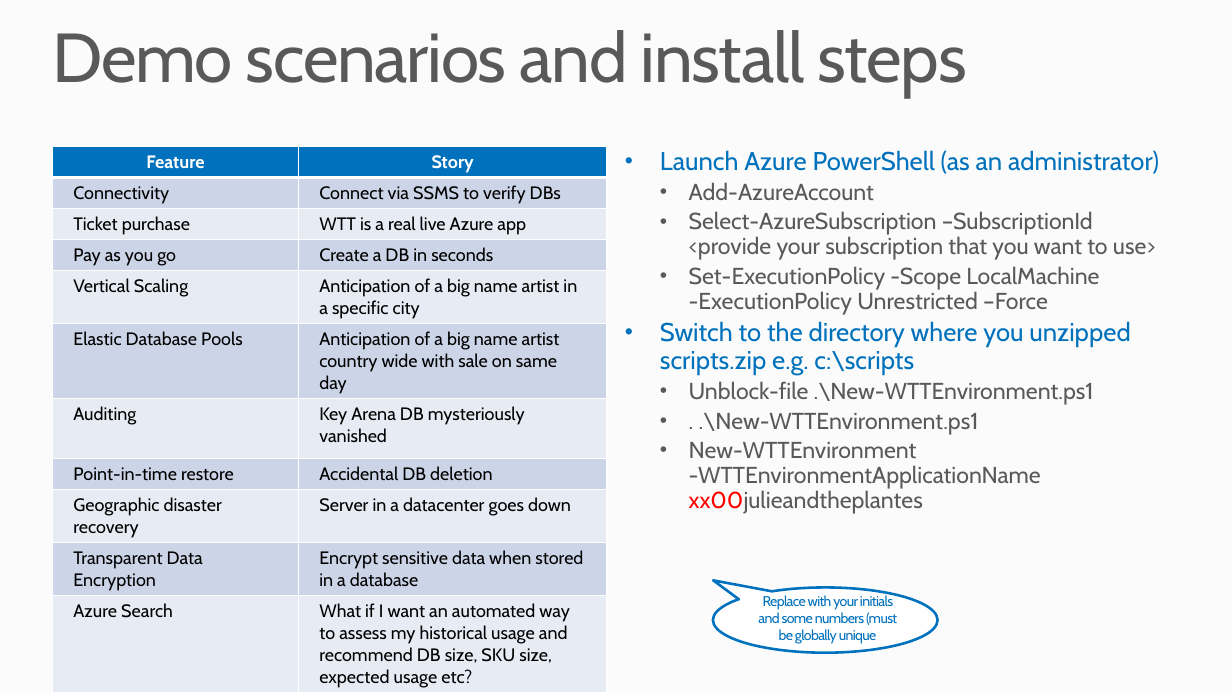
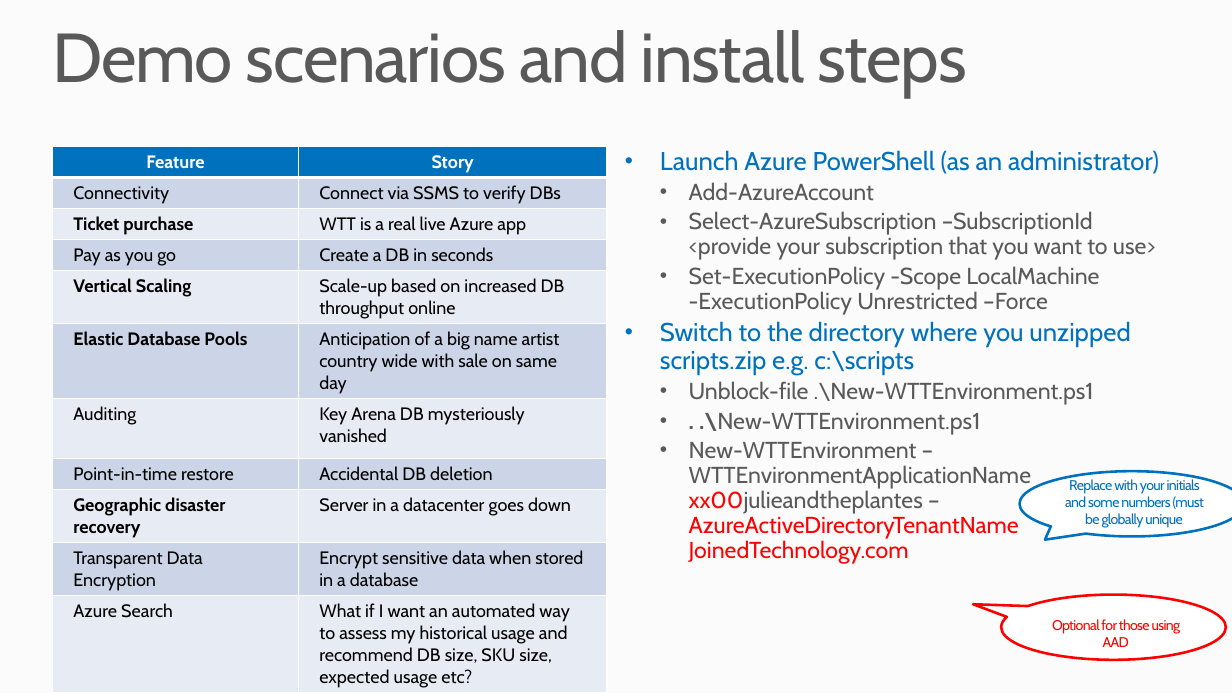
Before and after one commit to microsoft/WingTipTickets, a slide deck: slide 4 of Azure SQL Database - WingTipTickets HOL introduction v2 1.pptx. Drawn at 1232x693 pixels with LibreOffice and Linux fonts; fonts in the diff are those of the drawing. Boxes give left, top, right and bottom in pixels: in the first picture for what was removed or moved away, otherwise in the second. Text is boxed around its words. In the diff, an @@ line names an element or a change of style, - is before the commit and + after.

Commit message:
Updated PowerPoint
Added AAD instructions

```diff
--- a/Azure SQL Database - WingTipTickets HOL introduction v2 1.pptx
+++ b/Azure SQL Database - WingTipTickets HOL introduction v2 1.pptx
@@ table at (53,146,607,692) @@
-row 5, column 2: Anticipation of a big name artist in a specific city
+row 5, column 2: Scale-up based on increased DB throughput online
@@ bold on in "Ticket purchase", "Vertical Scaling", "Elastic Database Pools", "Geographic disaster recovery" @@
@@ text at (699,413,980,435): bold on in ". .\New-WTTEnvironment.ps1" @@
@@ text at (689,442,1031,564): text changed @@
-  • New-WTTEnvironment -WTTEnvironmentApplicationName xx00julieandtheplantes
+  • New-WTTEnvironment –WTTEnvironmentApplicationName xx00julieandtheplantes –AzureActiveDirectoryTenantName JoinedTechnology.com
@@ speech bubble "Replace with your initials and ...": place and size @@
-speech bubble "Replace with your initials and ..." at (714,588,938,653)
+speech bubble "Replace with your initials and ..." at (1019,471,1232,537)
@@ speech bubble "Replace with your initials and ..." at (1019,471,1232,537): proportions changed @@
@@ speech bubble added at (1002,594,1226,660), fill #FFFFFF, outline #FF0000 2 pt, 11 pt, text #FF0000 @@
+Optional for those using AAD
```
